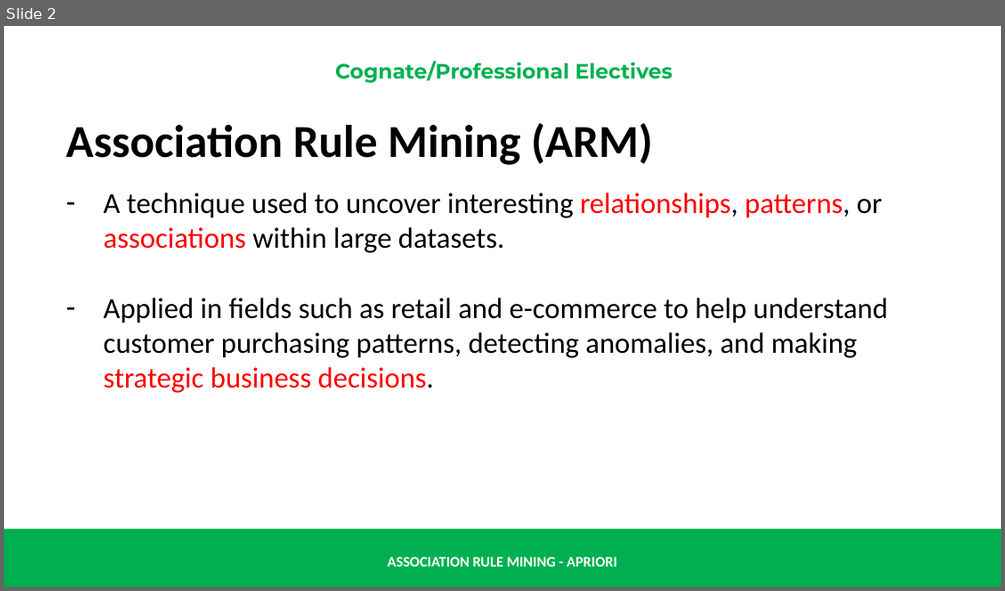
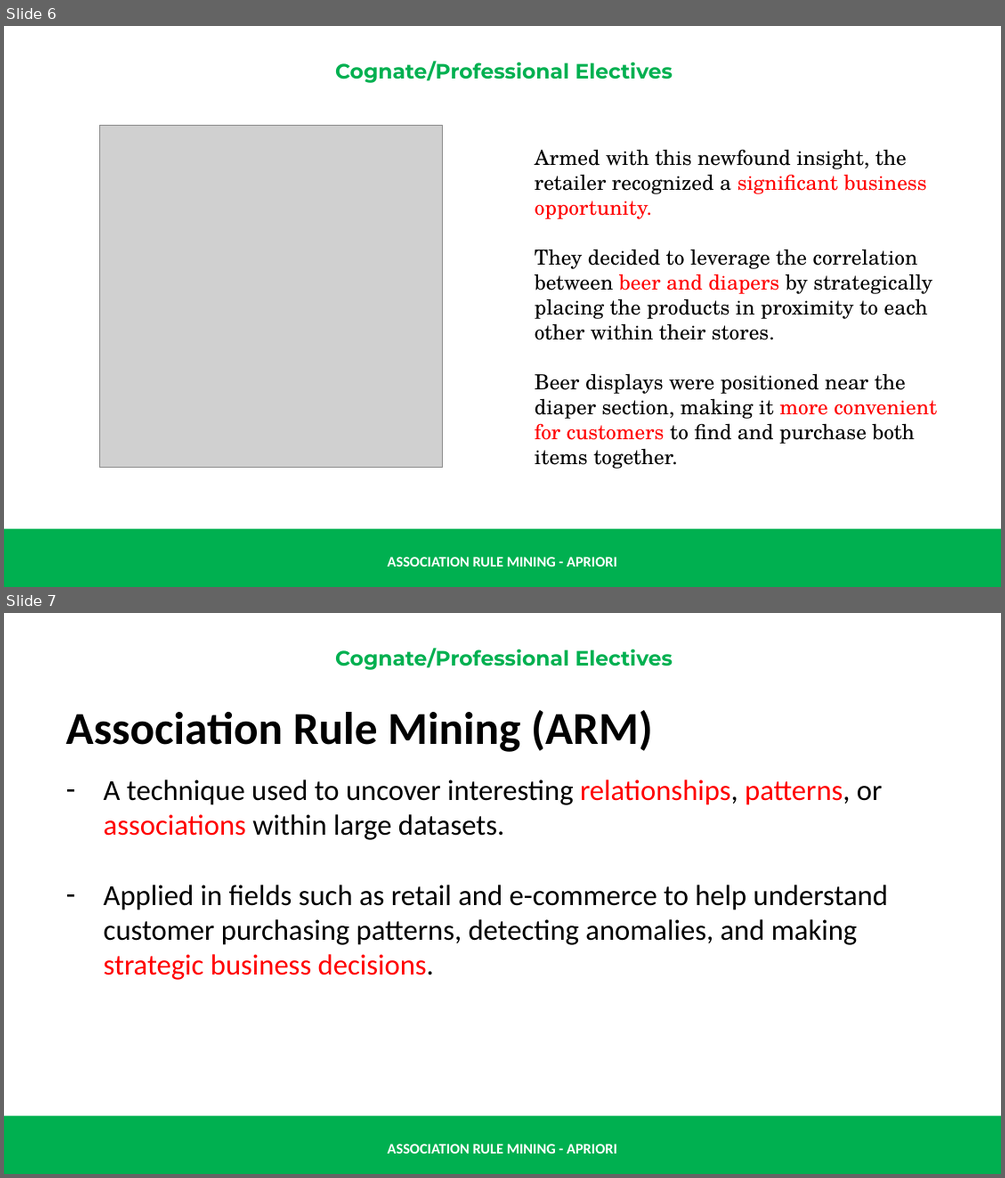
Before and after one commit to renatomaaliw3/public_files, a slide deck: CPE Electives (1 - 3)/01. Lectures Notebook/000. Presentations & Text Books/01. Presentation Slides/30. Association Rule Mining & Apriori.pptx. Shown one above the other, each under a label of ours: slide 2 before the commit, slides 6 and 7 after it. The pictures are 1005x591 and 1005x1178 pixels, drawn with LibreOffice and Linux fonts; fonts in the diff are those of the drawing; grey boxes stand for pictures. Boxes give left, top, right and bottom in pixels: in the first picture for what was removed or moved away, otherwise in the second. Text is boxed around its words. In the diff, an @@ line names an element or a change of style, - is before the commit and + after.

```diff
--- a/CPE Electives (1 - 3)/01. Lectures Notebook/000. Presentations & Text Books/01. Presentation Slides/30. Association Rule Mining & Apriori.pptx
+++ b/CPE Electives (1 - 3)/01. Lectures Notebook/000. Presentations & Text Books/01. Presentation Slides/30. Association Rule Mining & Apriori.pptx
@@ slide 6 added at (4,26,1001,587), background #FFFFFF; not listed: 3 template elements that a slide beside it also shows @@
@@ picture added at (100,125,442,467) @@
@@ text added at (534,149,937,443), 20 pt, text #000000 @@
+Armed with this newfound insight, the retailer recognized a significant business opportunity.
+They decided to leverage the correlation between beer and diapers by strategically placing the products in proximity to each other within their stores.
+Beer displays were positioned near the diaper section, making it more convenient for customers to find and purchase both items together.
@@ what was slide 2 is now slide 7 @@
```
Also in this commit, not shown: 1 slide changed, 23 other slides added, 1 other file.
